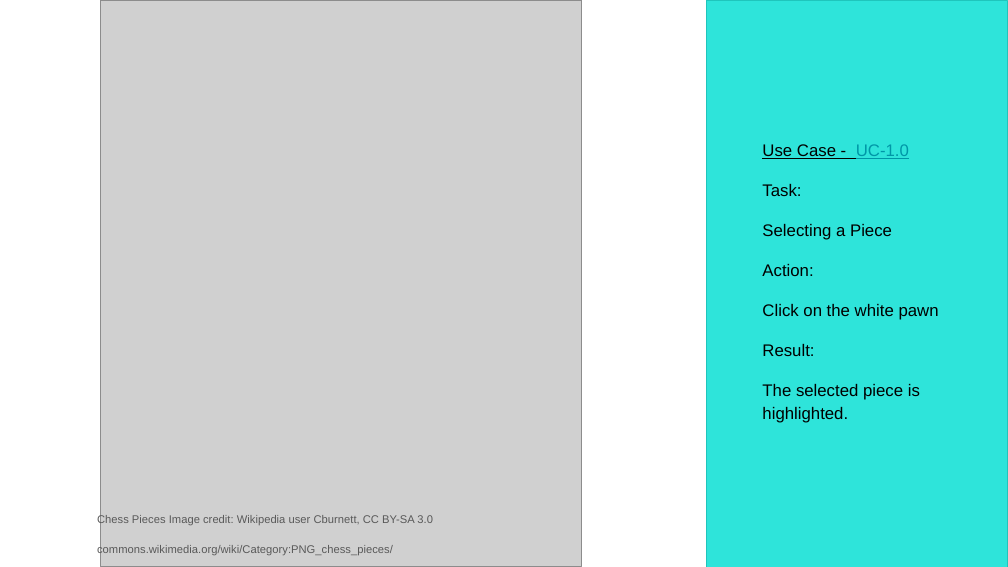
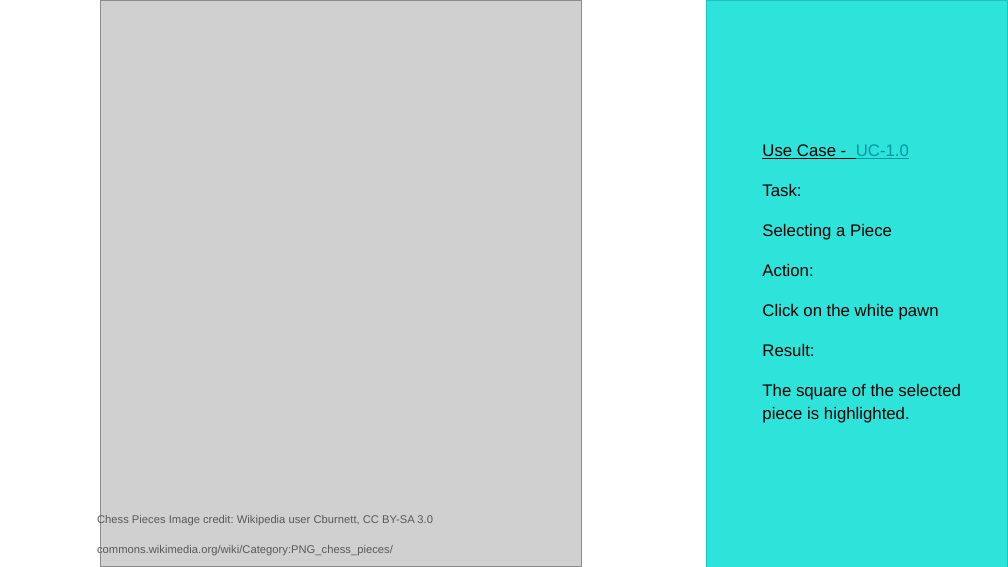
Before and after one commit to Skadoot/GP9, a slide deck: slide 9 of docs/ui_spec/UI-Spec-Pres-GP9.pptx. Drawn at 1008x567 pixels with LibreOffice and Linux fonts; fonts in the diff are those of the drawing; grey boxes stand for pictures. Boxes give left, top, right and bottom in pixels: in the first picture for what was removed or moved away, otherwise in the second. Text is boxed around its words. In the diff, an @@ line names an element or a change of style, - is before the commit and + after.

```diff
--- a/docs/ui_spec/UI-Spec-Pres-GP9.pptx
+++ b/docs/ui_spec/UI-Spec-Pres-GP9.pptx
@@ text at box(762, 384, 960, 423): text changed @@
-The selected piece is highlighted.
+The square of the selected piece is highlighted.
```
Also in this commit, not shown: 10 other slides changed, 3 slides added, 6 other files.
